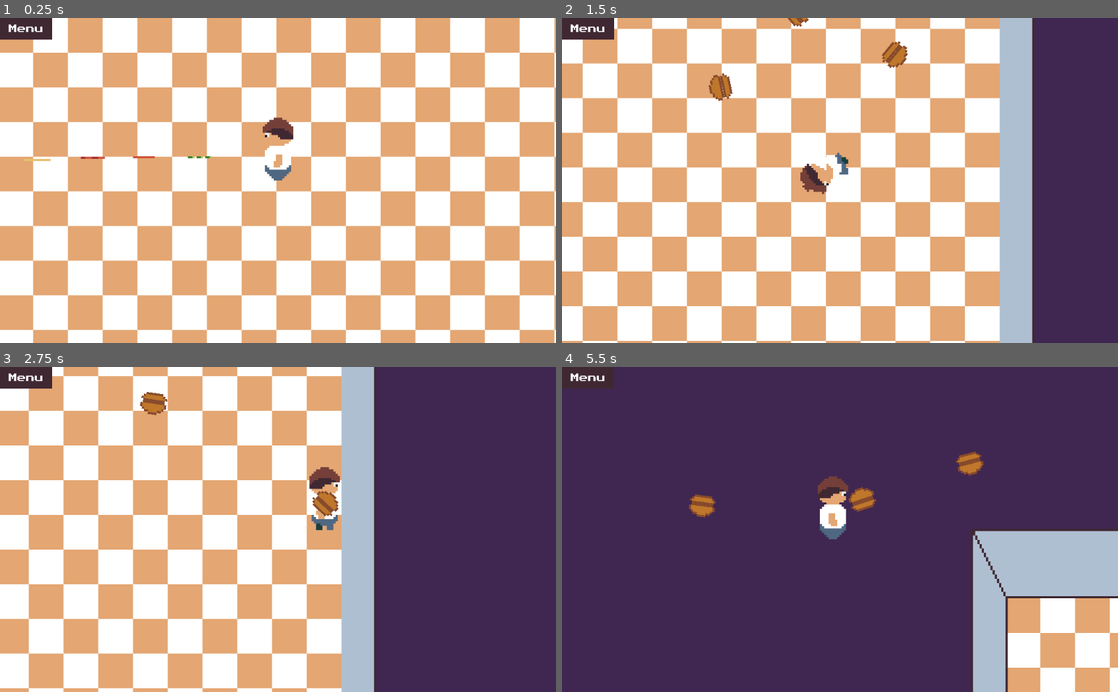
Above: before the commit, frames 1-4 (two rows, left to right).
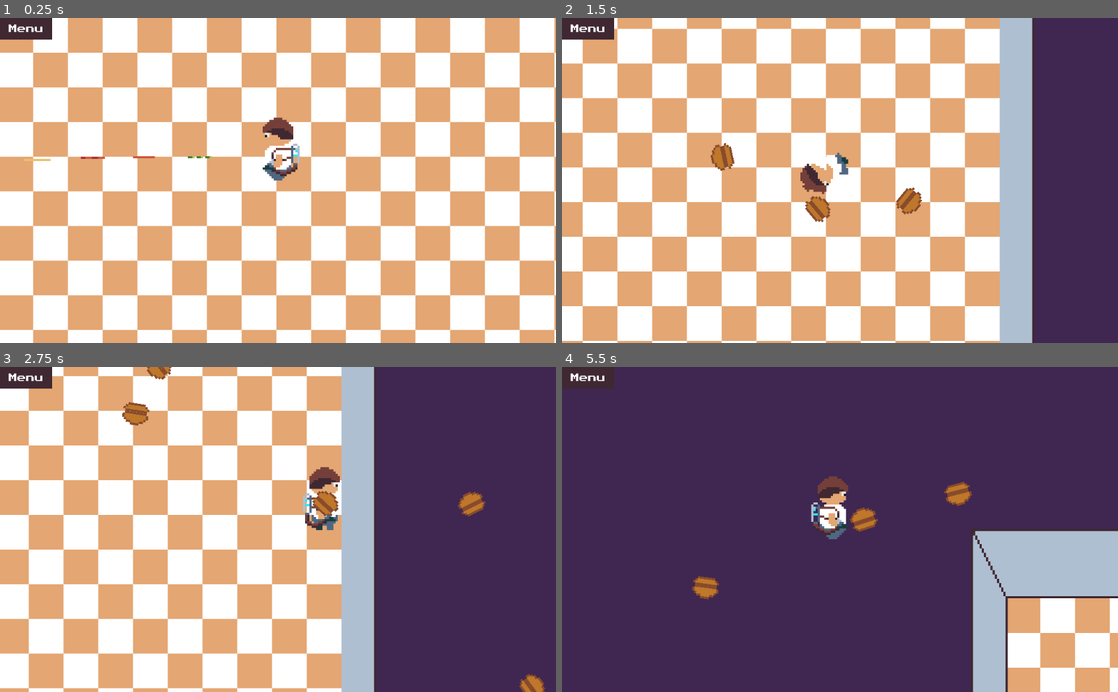
Above: after the commit, the same moments.

Repository: dardanbujupaj/night-shift
Game: Godot game, scene res://scenes/Diner.tscn
Two runs of this game, one before a commit and one after it. Both use one fixed random seed, a clock stepped at 60 frames per second and the inputs below. Sound files missing from this copy of the repository are replaced by a short silence.
Inputs (mouse positions are in pixels of both pictures, inside the frame that each line leads up to):
- Up to frame 1 (0.25 s): no input
- Up to frame 2 (1.5 s): move the mouse to (962, 164) at 0.52 s; press the mouse at (962, 164) at 0.53 s; hold D (move_right) 0.53-1.28 s; move the mouse to (728, 196) at 1.27 s; release the mouse at (728, 196) at 1.28 s; hold S (move_down) from 1.28 s (still down); right-click (728, 196) at 1.35 s
- Up to frame 3 (2.75 s): click (166, 545) at 1.55 s; move the mouse to (333, 458) at 2.02 s; release S (move_down) at 2.03 s; press the mouse at (333, 458) at 2.03 s; hold D (move_right) from 2.03 s (still down)
- Up to frame 4 (5.5 s): move the mouse to (812, 594) at 2.77 s; release D (move_right) at 2.78 s; release the mouse at (812, 594) at 2.78 s; hold W (move_up) 2.78-3.53 s; tap R at 2.85 s; click (812, 594) at 3.05 s; move the mouse to (1006, 578) at 3.52 s; press the mouse at (1006, 578) at 3.53 s; hold A (move_left) 3.53-5.03 s; move the mouse to (673, 480) at 4.27 s; release the mouse at (673, 480) at 4.28 s; right-click (673, 480) at 4.35 s; click (673, 480) at 4.55 s; move the mouse to (867, 529) at 5.02 s; press the mouse at (867, 529) at 5.03 s; hold S (move_down) from 5.03 s (still down)

The runs differ from the first frame. In frame 1, 0.2% of the frame differs, in the area x 47-54%, y 38-49%; in frame 2, 1.4%; in frame 3, 1.2%; in frame 4, 1.7%, in the area x 22-76%, y 26-72%.

Commit message:
update character sprite. fix shoot offset

Diff:
--- a/scenes/character/Character.gd
+++ b/scenes/character/Character.gd
@@ -88,9 +88,10 @@
 	if (OS.get_ticks_msec() - last_shot) > 1000 / fire_rate:
 
 		$ShootAudioStreamPlayer.play()
+
 		var projectile = preload("res://scenes/character/burger/Burger.tscn").instance()
 		projectile.position = position + Vector2(0, -12)
-		projectile.direction = get_local_mouse_position().normalized()
+		projectile.direction = (get_local_mouse_position() + Vector2(0, 12)).normalized()
 		projectile.speed = 150
 		projectile.knockback = 400
 		projectile.damage = 1
Binary file changed: scenes/character/character_side.aseprite
Binary file changed: scenes/character/character_side.png
Not shown, changed: .gitignore
